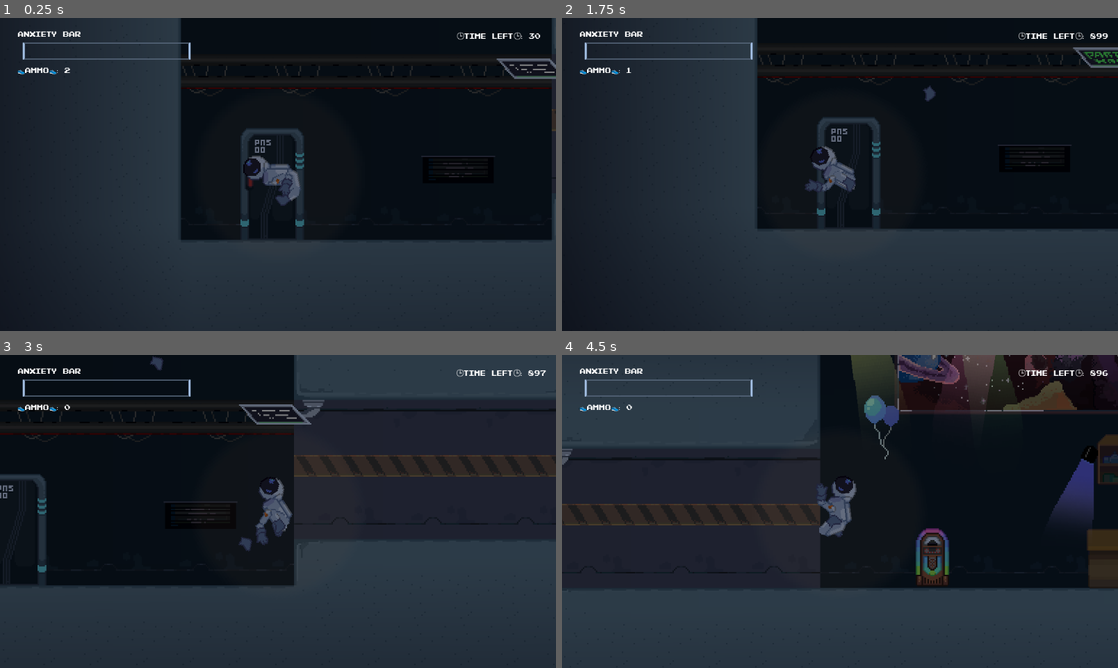
Above: before the commit, frames 1-4 (two rows, left to right).
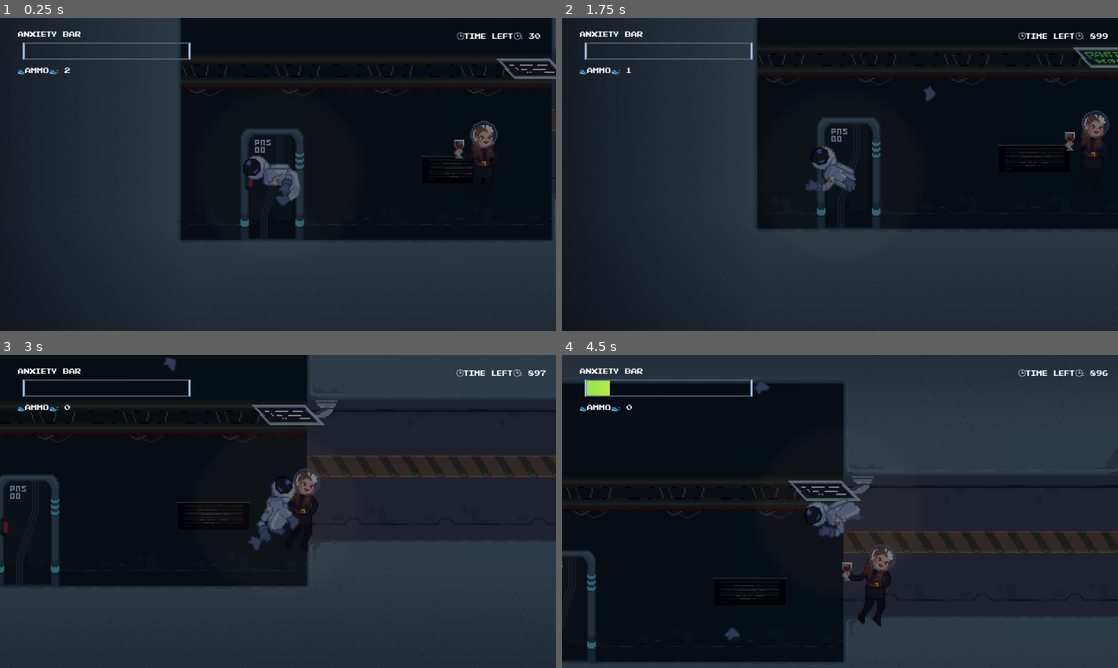
Above: after the commit, the same moments.

Repository: PiotrusWatson/last_party
Game: Godot game, scene res://worlds/piotrus_scene.tscn
Two runs of this game, one before a commit and one after it. Both use one fixed random seed, a clock stepped at 60 frames per second and the inputs below. This scene is started directly instead of the project's main scene.
Inputs (mouse positions are in pixels of both pictures, inside the frame that each line leads up to):
- Up to frame 1 (0.25 s): no input
- Up to frame 2 (1.75 s): move the mouse to (962, 158) at 0.52 s; right-click (962, 158) at 0.6 s; move the mouse to (728, 190) at 1.27 s; click (728, 190) at 1.35 s
- Up to frame 3 (3 s): move the mouse to (333, 442) at 2.02 s; tap E (Interact) at 2.1 s; move the mouse to (250, 574) at 2.77 s; right-click (250, 574) at 2.85 s
- Up to frame 4 (4.5 s): move the mouse to (1006, 558) at 3.52 s; press the mouse at (1006, 558) at 3.53 s; move the mouse to (673, 464) at 4.27 s; release the mouse at (673, 464) at 4.28 s; tap E (Interact) at 4.35 s

The runs differ from the first frame. In frame 1, 0.5% of the frame differs, in the area x 81-90%, y 32-48%; in frame 2, 0.5%; in frame 3, 4.2%; in frame 4, 70%, in the area x 0-100%, y 0-98%.

Commit message:
added threatening sanna

Diff:
--- a/worlds/piotrus_scene.tscn
+++ b/worlds/piotrus_scene.tscn
@@ -944,5 +944,8 @@
 rotation = 3.11802
 texture = SubResource("GradientTexture2D_h83uk")
 
+[node name="Partygoer" parent="." instance=ExtResource("20_psvbb")]
+position = Vector2(237, -17)
+
 [connection signal="timeout" from="God/GameTimer" to="God" method="_on_game_timer_timeout"]
 [connection signal="timeout" from="God/GameTick" to="God" method="_on_game_tick_timeout"]
